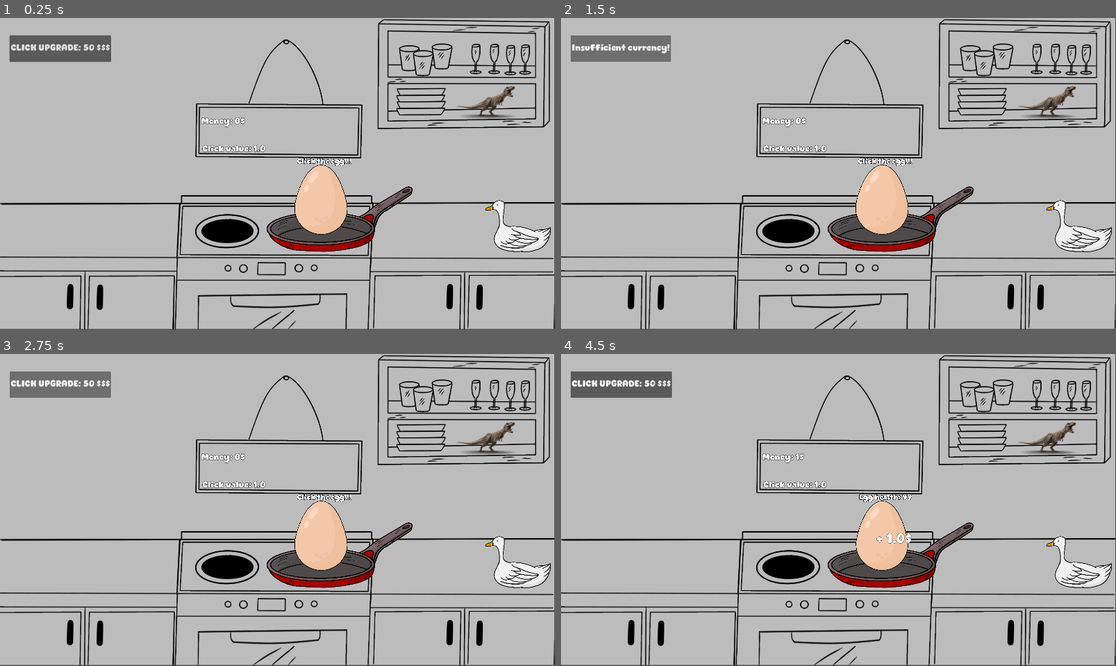
Above: before the commit, frames 1-4 (two rows, left to right).
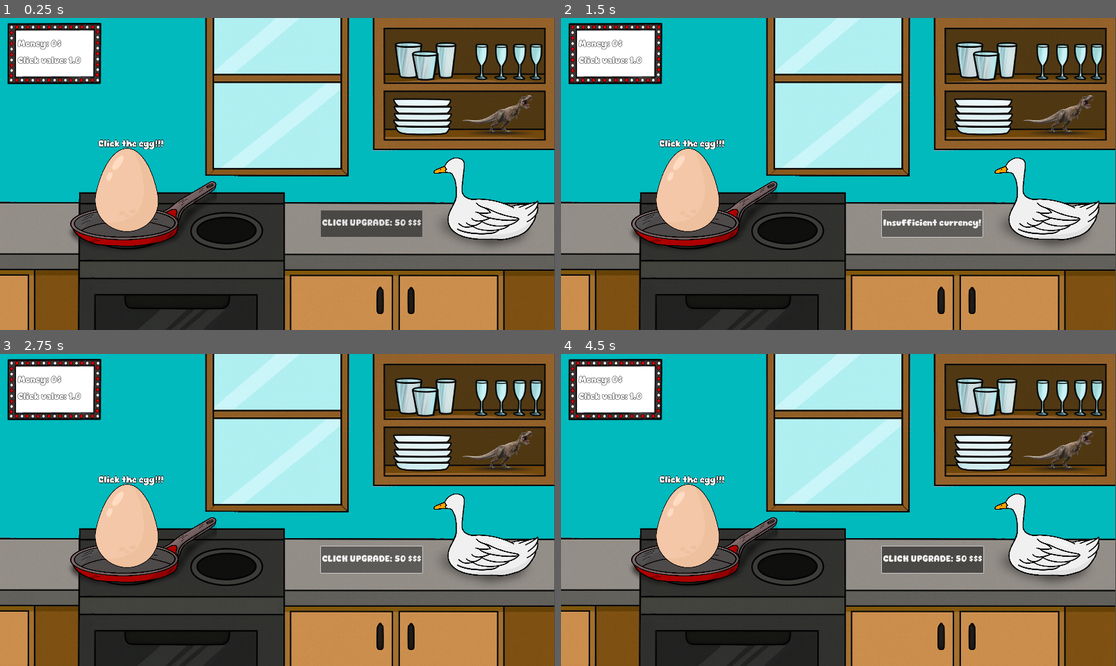
Above: after the commit, the same moments.

Repository: cherciAdelin/Quacky-Clicker
Game: Godot game, scene res://Scenes/main.tscn
Two runs of this game, one before a commit and one after it. Both use one fixed random seed, a clock stepped at 60 frames per second and the inputs below.
Inputs (mouse positions are in pixels of both pictures, inside the frame that each line leads up to):
- Up to frame 1 (0.25 s): no input
- Up to frame 2 (1.5 s): click "CLICK UPGRADE: 50 $$$" at 0.5 s; click "Insufficient currency!" at 1.25 s
- Up to frame 3 (2.75 s): click "Insufficient currency!" at 2 s
- Up to frame 4 (4.5 s): click "CLICK UPGRADE: 50 $$$" at 2.75 s; click "CLICK UPGRADE: 50 $$$" at 3.5 s; move the mouse to (882, 534) at 4.27 s; press the mouse at (882, 534) at 4.28 s

The runs differ from the first frame. In frame 1, 98% of the frame differs, in the area x 0-100%, y 0-100%; in frame 2, 97%; in frame 3, 97%; in frame 4, 97%.

Commit message:
Asset change
Changed some assets

Diff:
--- a/Scenes/duck.tscn
+++ b/Scenes/duck.tscn
@@ -1,6 +1,6 @@
 [gd_scene load_steps=2 format=3 uid="uid://lq30jipgbnqm"]
 
-[ext_resource type="Texture2D" uid="uid://b5cf5e22rfc85" path="res://Assets/Sprites/Duckk/Fduck_202510201925_44517.png" id="1_jhtpm"]
+[ext_resource type="Texture2D" uid="uid://dhq2nmx6eun4x" path="res://Assets/Sprites/Duckk/Fduck_202510222141_45487.png" id="1_jhtpm"]
 
 [node name="Duck" type="Node2D"]
 
--- a/Scenes/main.tscn
+++ b/Scenes/main.tscn
@@ -1,46 +1,92 @@
-[gd_scene load_steps=7 format=3 uid="uid://dhcb5h7hybshs"]
+[gd_scene load_steps=12 format=3 uid="uid://dhcb5h7hybshs"]
 
 [ext_resource type="Script" uid="uid://c7lib2a2hajw2" path="res://Scripts/main.gd" id="1_jjgbg"]
+[ext_resource type="Texture2D" uid="uid://d0f7sin7yhnc6" path="res://Assets/Sprites/Other/Window 18_202510222208_40913.png" id="2_344ge"]
 [ext_resource type="PackedScene" uid="uid://b88b3ell8pfih" path="res://Scenes/egg.tscn" id="2_bo1nx"]
-[ext_resource type="Texture2D" uid="uid://b1ypmqcaps6le" path="res://Assets/Sprites/Background/Background_202510201926_32173.png" id="2_kry3j"]
 [ext_resource type="FontFile" uid="uid://w54u7a0mjjv7" path="res://Assets/Sprites/Fonts/Cute Dino.ttf" id="3_8gbba"]
-[ext_resource type="Texture2D" uid="uid://cf8f4rkijtyih" path="res://Assets/Sprites/Other/Pan_202510201925_21784.png" id="3_21xkr"]
+[ext_resource type="Texture2D" uid="uid://bxmw3dl7jlois" path="res://Assets/Sprites/Background/Background_202510222212_34324.png" id="3_ynf5e"]
 [ext_resource type="PackedScene" uid="uid://lq30jipgbnqm" path="res://Scenes/duck.tscn" id="4_21xkr"]
+[ext_resource type="Texture2D" uid="uid://chy8tbkb7mwt8" path="res://Assets/Sprites/Other/Pan_202510222141_26683.png" id="4_hptm8"]
+[ext_resource type="Texture2D" uid="uid://cpgh6rscsjioj" path="res://Assets/Sprites/Other/Scoreboard_202510222140_54062.png" id="5_d1ilt"]
+
+[sub_resource type="AtlasTexture" id="AtlasTexture_6iyac"]
+atlas = ExtResource("5_d1ilt")
+region = Rect2(305, 1237, 290, 182)
+
+[sub_resource type="AtlasTexture" id="AtlasTexture_fdnlq"]
+atlas = ExtResource("5_d1ilt")
+region = Rect2(300, 1447, 290, 182)
+
+[sub_resource type="SpriteFrames" id="SpriteFrames_jkdf5"]
+animations = [{
+"frames": [],
+"loop": true,
+"name": &"default",
+"speed": 5.0
+}, {
+"frames": [{
+"duration": 1.0,
+"texture": SubResource("AtlasTexture_6iyac")
+}, {
+"duration": 1.0,
+"texture": SubResource("AtlasTexture_fdnlq")
+}],
+"loop": true,
+"name": &"scoreboard1",
+"speed": 7.0
+}]
 
 [node name="Main" type="Node2D"]
 script = ExtResource("1_jjgbg")
+
+[node name="RandomDecorations" type="Node2D" parent="."]
+
+[node name="Windows" type="Sprite2D" parent="RandomDecorations"]
+position = Vector2(958, 541)
+scale = Vector2(0.99999994, 0.99999994)
+texture = ExtResource("2_344ge")
+
+[node name="Background" type="Sprite2D" parent="RandomDecorations"]
+position = Vector2(957.99994, 540.75006)
+scale = Vector2(1.0002604, 1.0004629)
+texture = ExtResource("3_ynf5e")
+
+[node name="Pan" type="Sprite2D" parent="RandomDecorations"]
+position = Vector2(457.00003, 709)
+scale = Vector2(0.23669347, 0.19071497)
+texture = ExtResource("4_hptm8")
+
+[node name="AnimatedSprite2D" type="AnimatedSprite2D" parent="RandomDecorations"]
+position = Vector2(188.99998, 123.999985)
+scale = Vector2(1.1241379, 1.1648352)
+sprite_frames = SubResource("SpriteFrames_jkdf5")
+animation = &"scoreboard1"
+autoplay = "scoreboard1"
+frame = 1
+frame_progress = 0.005407557
 
 [node name="Camera2D" type="Camera2D" parent="."]
 position = Vector2(0.99999976, 1.000001)
 scale = Vector2(0.1, 0.1)
 anchor_mode = 0
 
-[node name="Background" type="Sprite2D" parent="Camera2D"]
-position = Vector2(9569.998, 5369.999)
-scale = Vector2(10.002604, 9.990739)
-texture = ExtResource("2_kry3j")
-
-[node name="Pan" type="Sprite2D" parent="Camera2D"]
-position = Vector2(11350, 7260)
-scale = Vector2(2.3669348, 1.9071499)
-texture = ExtResource("3_21xkr")
-
 [node name="Egg" parent="." instance=ExtResource("2_bo1nx")]
-position = Vector2(1109.9999, 623)
-scale = Vector2(0.1, 0.1)
+position = Vector2(438, 588)
+scale = Vector2(0.12, 0.12)
 
 [node name="UI" type="Node2D" parent="."]
 position = Vector2(-2, 6)
 
 [node name="Duck" parent="UI" instance=ExtResource("4_21xkr")]
-position = Vector2(1788, 720)
-scale = Vector2(0.1, 0.1)
+position = Vector2(1673, 628)
+scale = Vector2(0.16, 0.16)
 
 [node name="Score" type="Label" parent="UI"]
-offset_left = 699.0
-offset_top = 312.0
-offset_right = 1243.0
-offset_bottom = 399.0
+offset_left = 64.0
+offset_top = 44.0
+offset_right = 608.0
+offset_bottom = 131.0
+theme_override_colors/font_color = Color(1, 1, 1, 1)
 theme_override_colors/font_outline_color = Color(0, 0, 0, 1)
 theme_override_constants/outline_size = 4
 theme_override_fonts/font = ExtResource("3_8gbba")
@@ -49,10 +95,11 @@
 vertical_alignment = 1
 
 [node name="Click_val" type="Label" parent="UI"]
-offset_left = 703.0
-offset_top = 399.0
-offset_right = 969.0
-offset_bottom = 504.0
+offset_left = 64.0
+offset_top = 93.0
+offset_right = 330.0
+offset_bottom = 198.0
+theme_override_colors/font_color = Color(1, 1, 1, 1)
 theme_override_colors/font_outline_color = Color(0, 0, 0, 1)
 theme_override_constants/outline_size = 4
 theme_override_fonts/font = ExtResource("3_8gbba")
@@ -61,10 +108,10 @@
 vertical_alignment = 1
 
 [node name="Upgrade1" type="Button" parent="UI"]
-offset_left = 36.0
-offset_top = 55.0
-offset_right = 283.0
-offset_bottom = 147.0
+offset_left = 1113.0
+offset_top = 661.0
+offset_right = 1360.0
+offset_bottom = 753.0
 theme_override_colors/font_outline_color = Color(0, 0, 0, 1)
 theme_override_fonts/font = ExtResource("3_8gbba")
 theme_override_font_sizes/font_size = 30
--- a/Scripts/main.gd
+++ b/Scripts/main.gd
@@ -36,7 +36,7 @@
 func _on_egg_egg_broken() -> void:
 	eggs_broken += 1
 	points += int(points*0.2)
-	$UI/Score.text = "Congratulations! You have broken " + str(eggs_broken) + " eggs! Bonus points awarded!"
+	update_ui()
 
 	## Upgrade button functions
 
@@ -70,7 +70,7 @@
 ## popup and fading animations
 func show_dmg(dmg_val: float, origin: Vector2):
 	var pop = Label.new()
-	var pos_x = randf_range(-40, 30)
+	var pos_x = randf_range(-60, 20)
 	var pos_y = randf_range(-30, 30)
 	var font = FontFile.new()
 
@@ -88,6 +88,5 @@
 	tween.set_trans(Tween.TRANS_SINE).set_ease(Tween.EASE_OUT)
 	tween.tween_property(pop, "position:y", pop.position.y - 30, 0.3)
 	tween.set_trans(Tween.TRANS_ELASTIC).set_ease(Tween.EASE_IN)
-	tween.tween_property(pop, "scale", Vector2.ZERO, 0.5)
-	#tween.tween_property(pop, "modulate:a", 0.0, 0.8)
+	tween.tween_property(pop, "scale", Vector2.ZERO, 0.6)
 	tween.connect("finished", Callable(pop, "queue_free"))
Binary file removed: Assets/Sprites/Background/Background_202510201926_32173.png
Binary file added: Assets/Sprites/Background/Background_202510222212_34324.png
Not shown, added: Assets/Sprites/Background/Background_202510222212_34324.png.import
Binary file removed: Assets/Sprites/Duckk/Fduck_202510201925_44517.png
Binary file added: Assets/Sprites/Duckk/Fduck_202510222141_45487.png
Not shown, changed: Assets/Sprites/Duckk/Fduck_202510222141_45487.png.import
Binary file removed: Assets/Sprites/Other/Pan_202510201925_21784.png
Binary file added: Assets/Sprites/Other/Pan_202510222141_26683.png
Not shown, changed: Assets/Sprites/Other/Pan_202510222141_26683.png.import
Binary file added: Assets/Sprites/Other/Scoreboard_202510222140_54062.png
Not shown, changed: Assets/Sprites/Other/Scoreboard_202510222140_54062.png.import
Binary file added: Assets/Sprites/Other/Window 18_202510222208_40913.png
(and 1 more such lines)
